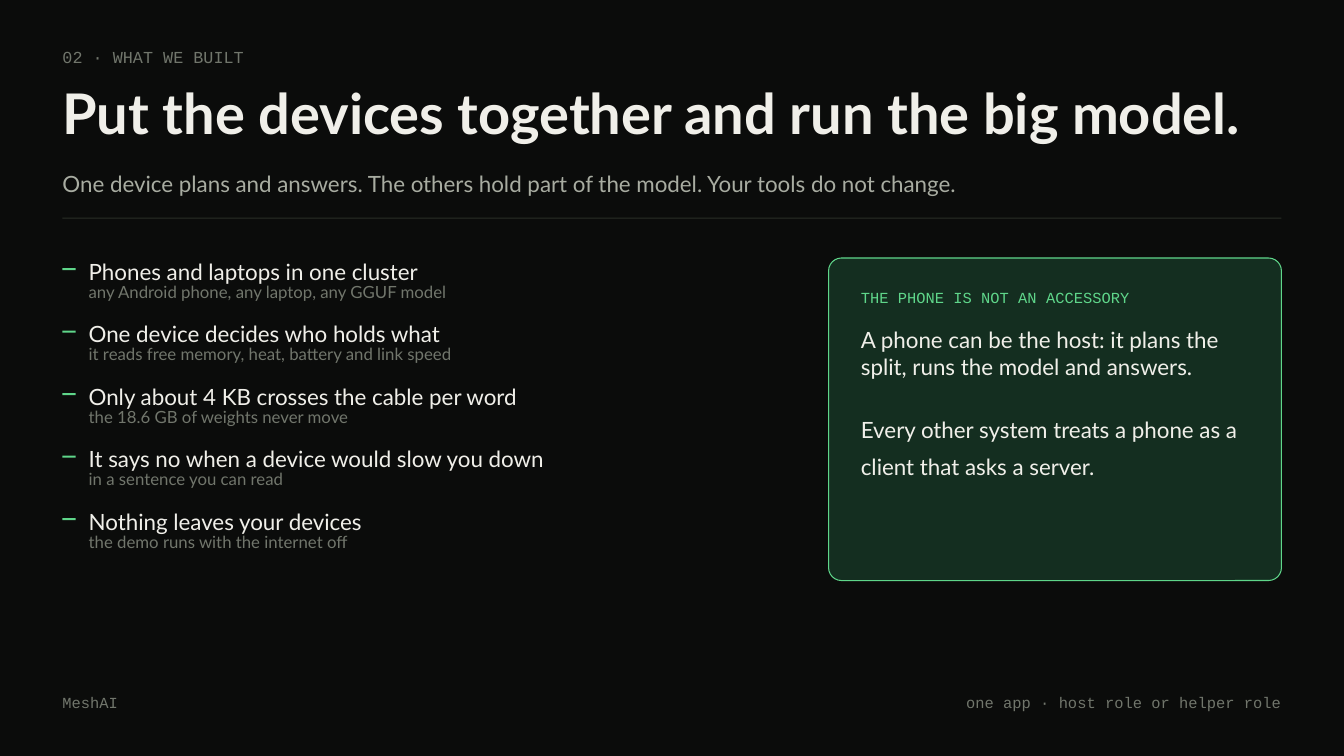
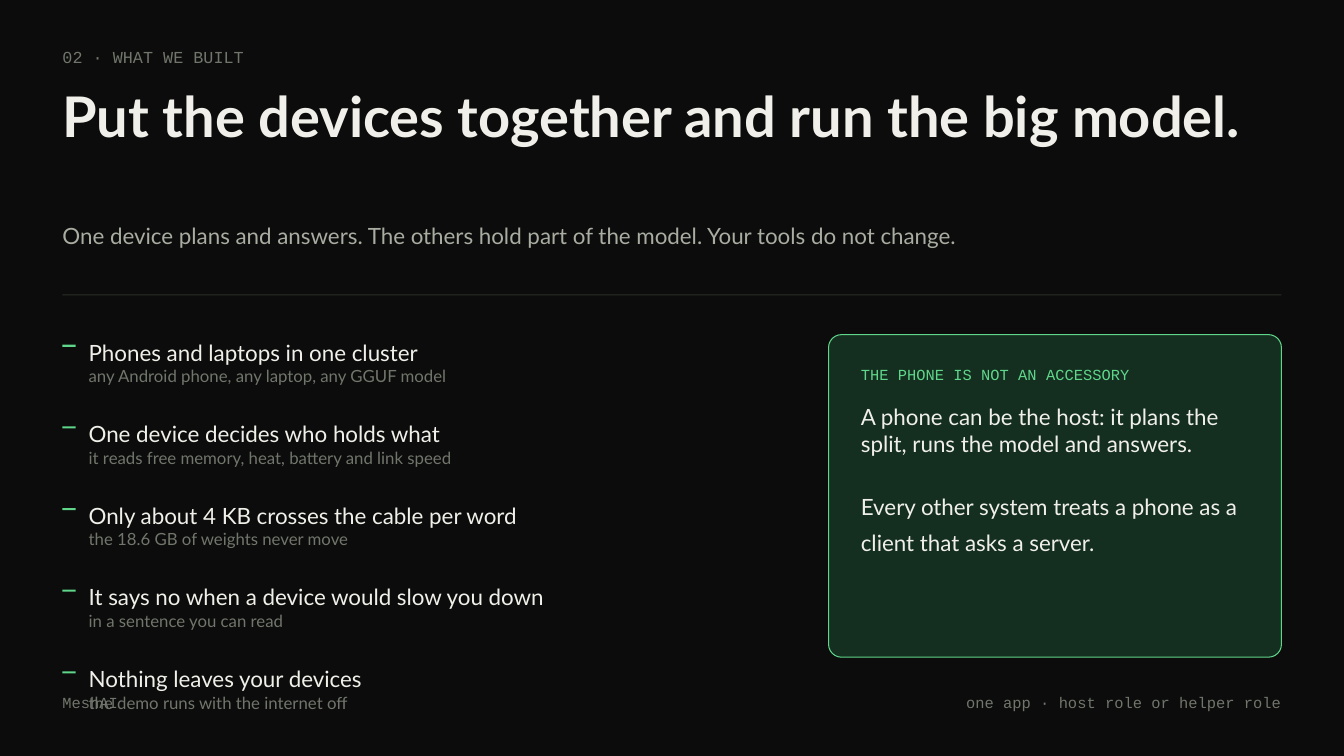
Before and after one commit to prajwal-gunnala/maynards, a slide deck: slide 3 of docs/deck-editable/MeshAI_Deck.pptx. Drawn at 1344x756 pixels with LibreOffice and Linux fonts; fonts in the diff are those of the drawing. Boxes give left, top, right and bottom in pixels: in the first picture for what was removed or moved away, otherwise in the second. Text is boxed around its words. In the diff, an @@ line names an element or a change of style, - is before the commit and + after.

Commit message:
deck: twelve slides, and a layout that survives its own words
An audit of every rendered slide found the same three causes behind almost
every defect: the header assumed a title never wrapped, the bullet helper
advanced by a fixed step whether or not a line wrapped, and every caller
hard-coded the position of whatever came next. All three now measure the text
before placing the next thing, so a longer sentence pushes what follows down
instead of printing on top of it.

Cut from fifteen to twelve. Why it is hard folded into what we fixed, because
it is one story: the link is the constraint, and here is what we did. Who it
is for moved onto the business slide, where the buyer already was.

The business leads with the fleet now: people hand over a phone they no
longer use, we rack it and pay them, and what a customer buys is memory,
priced by how big a model they want to hold. Their own devices and licensing
to a phone maker stay, as the other two ways.

And the limits slide says something useful instead of apologising: when to
use it, and when not to.

```diff
--- a/docs/deck-editable/MeshAI_Deck.pptx
+++ b/docs/deck-editable/MeshAI_Deck.pptx
@@ text "Put the devices together and ..." at (62,95,1240,147): line spacing 1 to 1.05 @@
@@ text "One device plans and answers. ...": place and size @@
-text "One device plans and answers. ..." at (62,175,956,196)
+text "One device plans and answers. ..." at (62,227,956,248)
@@ 3 texts, 2 rectangles, 1 rounded rectangle: place and size @@
-3 texts, 2 rectangles, 1 rounded rectangle at (63,218,1281,581)
+3 texts, 2 rectangles, 1 rounded rectangle at (63,294,1281,657)
@@ text "any Android phone, any laptop, ...": place and size @@
-text "any Android phone, any laptop, ..." at (89,283,447,301)
+text "any Android phone, any laptop, ..." at (89,370,447,385)
@@ text "One device decides who holds ...": place and size @@
-text "One device decides who holds ..." at (89,325,440,342)
+text "One device decides who holds ..." at (89,425,440,442)
@@ rectangle: place and size @@
-rectangle at (63,331,76,333)
+rectangle at (63,426,76,429)
@@ text "it reads free memory, heat, ...": place and size @@
-text "it reads free memory, heat, ..." at (89,348,451,363)
+text "it reads free memory, heat, ..." at (89,452,451,467)
@@ rectangle: place and size @@
-rectangle at (63,393,76,395)
+rectangle at (63,508,76,510)
@@ text "Only about 4 KB crosses ...": place and size @@
-text "Only about 4 KB crosses ..." at (89,388,516,409)
+text "Only about 4 KB crosses ..." at (89,507,516,528)
@@ text "the 18.6 GB of weights ...": place and size @@
-text "the 18.6 GB of weights ..." at (89,408,348,426)
+text "the 18.6 GB of weights ..." at (89,533,348,548)
@@ rectangle: place and size @@
-rectangle at (63,456,76,458)
+rectangle at (63,590,76,592)
@@ text "It says no when a ...": place and size @@
-text "It says no when a ..." at (89,450,544,471)
+text "It says no when a ..." at (89,588,544,609)
@@ text "in a sentence you can ...": place and size @@
-text "in a sentence you can ..." at (89,473,283,488)
+text "in a sentence you can ..." at (89,615,283,630)
@@ rectangle: place and size @@
-rectangle at (63,518,76,520)
+rectangle at (63,671,76,674)
@@ text "Nothing leaves your devices": place and size @@
-text "Nothing leaves your devices" at (89,513,362,534)
+text "Nothing leaves your devices" at (89,670,362,691)
@@ line spacing 1 to 1.15 in 10 elements at (89,344,418,365), (89,370,447,385), (89,425,440,442), (89,452,451,467), (89,507,516,528), (89,533,348,548), (89,588,544,609), (89,615,283,630), (89,670,362,691), (89,697,347,709) @@
@@ text "the demo runs with the ...": place and size @@
-text "the demo runs with the ..." at (89,533,347,548)
+text "the demo runs with the ..." at (89,697,347,709)
```
Also in this commit, not shown: 9 other slides changed, 2 slides added, 5 slides removed, 1 other file.
